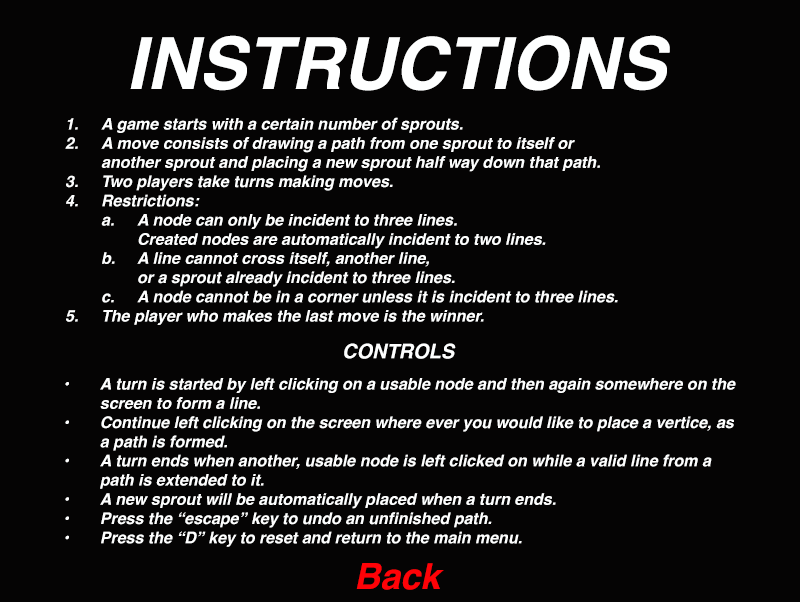
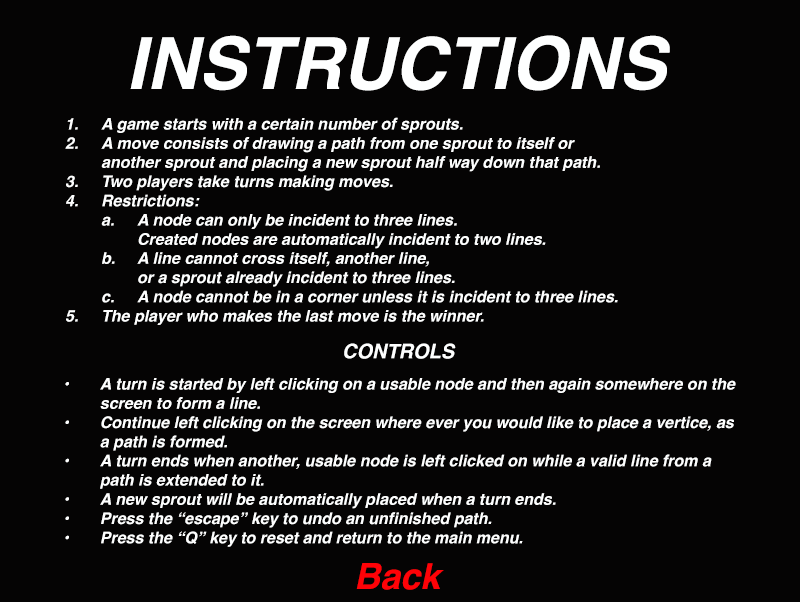
Comparing the layer stacks of the two 800x602 images. Changes:
painted on "• A turn is started by left clicking on a usable node and then" over [185, 531, 523, 547]
